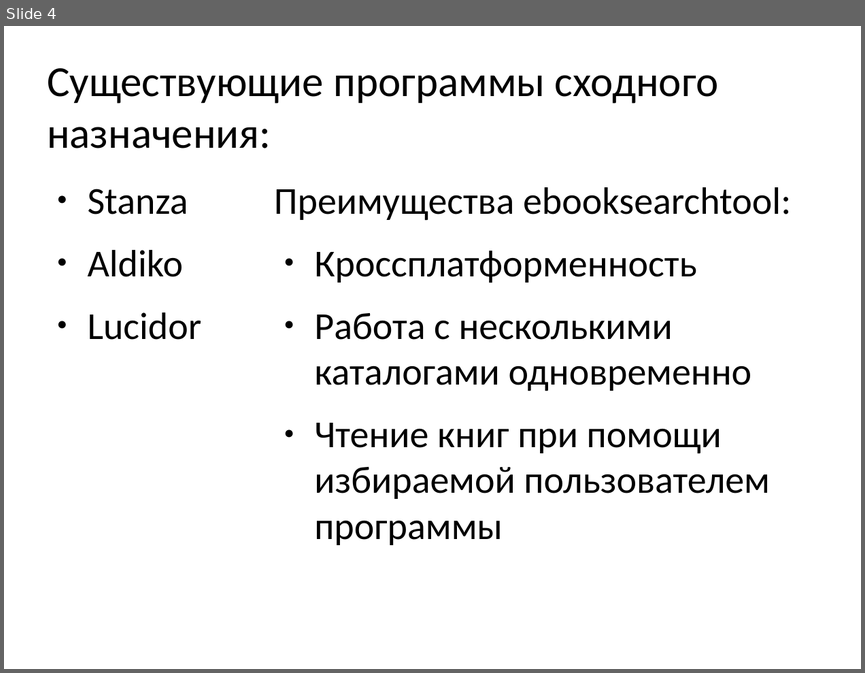
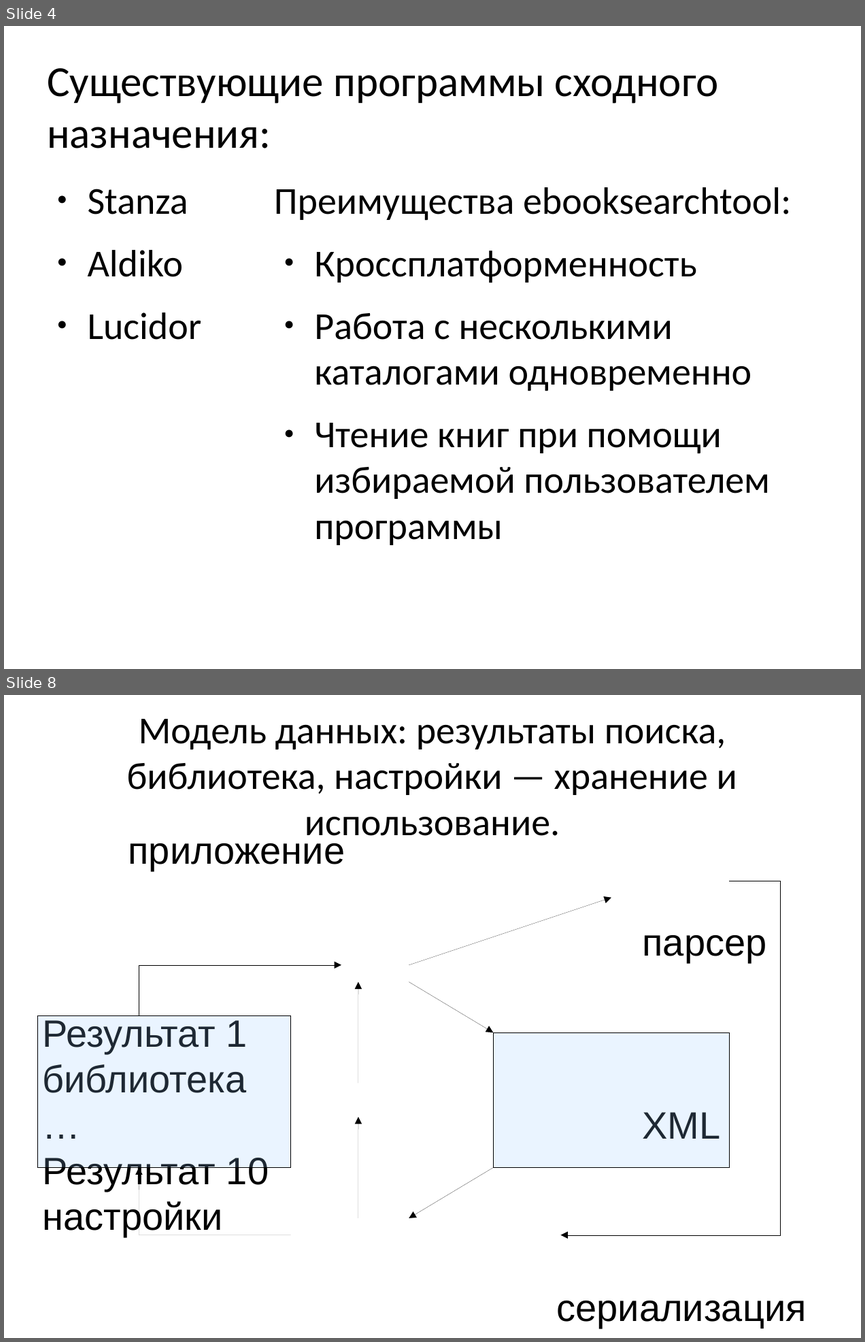
Before and after one commit to kropp/ebooksearchtool, a slide deck: client-java/Presentation.odp. Shown one above the other, each under a label of ours: slide 4 before the commit, slides 4 and 8 after it; the slides between them are not shown. The pictures are 865x673 and 865x1342 pixels, drawn with LibreOffice and Linux fonts; fonts in the diff are those of the drawing. Boxes give left, top, right and bottom in pixels: in the first picture for what was removed or moved away, otherwise in the second. Text is boxed around its words. In the diff, an @@ line names an element or a change of style, - is before the commit and + after.

```diff
--- a/client-java/Presentation.odp
+++ b/client-java/Presentation.odp
@@ slide 8 added at bbox=[4, 695, 861, 1338], background #FFFFFF @@
@@ title added at bbox=[127, 719, 737, 844], 32 pt, text #000000 @@
+Модель данных: результаты поиска, библиотека, настройки — хранение и использование.
@@ subtitle added at bbox=[43, 834, 806, 1328], 32 pt, text #000000 @@
+приложение
+парсер
+Результат 1 библиотека
+… XML
+Результат 10 настройки
+сериализация
@@ arrow added from (409, 965) to (611, 897), #000000 0 pt @@
@@ freeform shape added at bbox=[561, 881, 781, 1235], outline #000000 0 pt @@
@@ freeform shape added at bbox=[139, 965, 341, 1015], outline #000000 0 pt @@
@@ arrow added from (358, 1083) to (358, 982), #000000 0 pt @@
@@ arrow added from (409, 982) to (493, 1032), #000000 0 pt @@
@@ rectangle added at bbox=[37, 1015, 290, 1167], fill #99CCFF at 20% opacity, outline #000000 0 pt @@
@@ rectangle added at bbox=[493, 1032, 730, 1167], fill #99CCFF at 20% opacity, outline #000000 0 pt @@
@@ arrow added from (358, 1218) to (358, 1117), #000000 0 pt @@
@@ freeform shape added at bbox=[139, 1167, 290, 1235], outline #000000 0 pt @@
@@ arrow added from (493, 1167) to (409, 1218), #000000 0 pt @@
```
Also in this commit, not shown: 5 other slides added, 8 slides removed.
